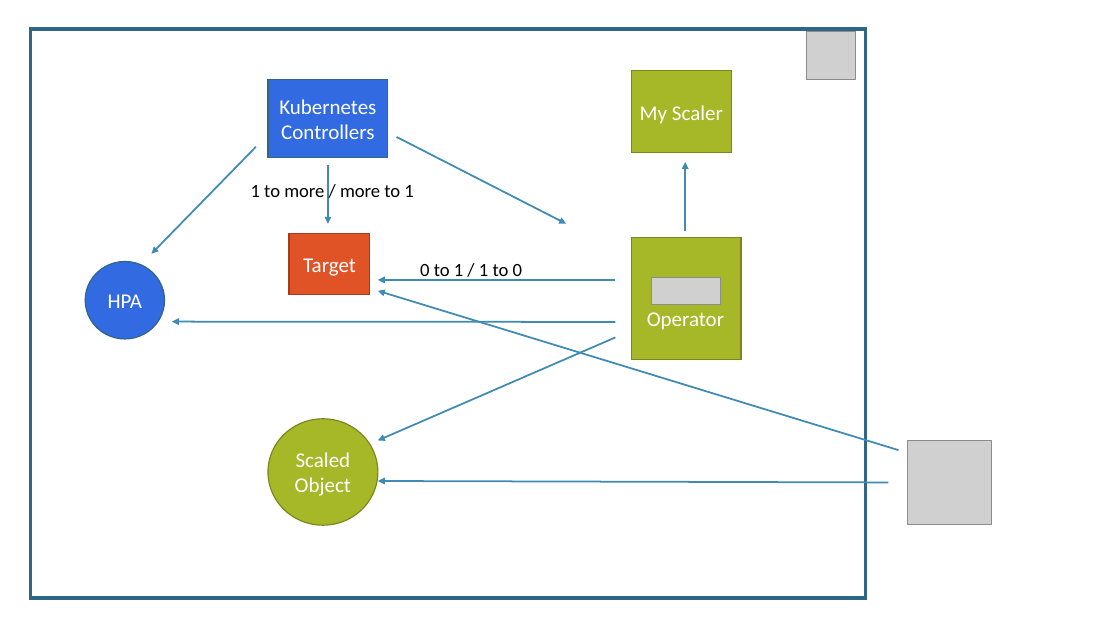
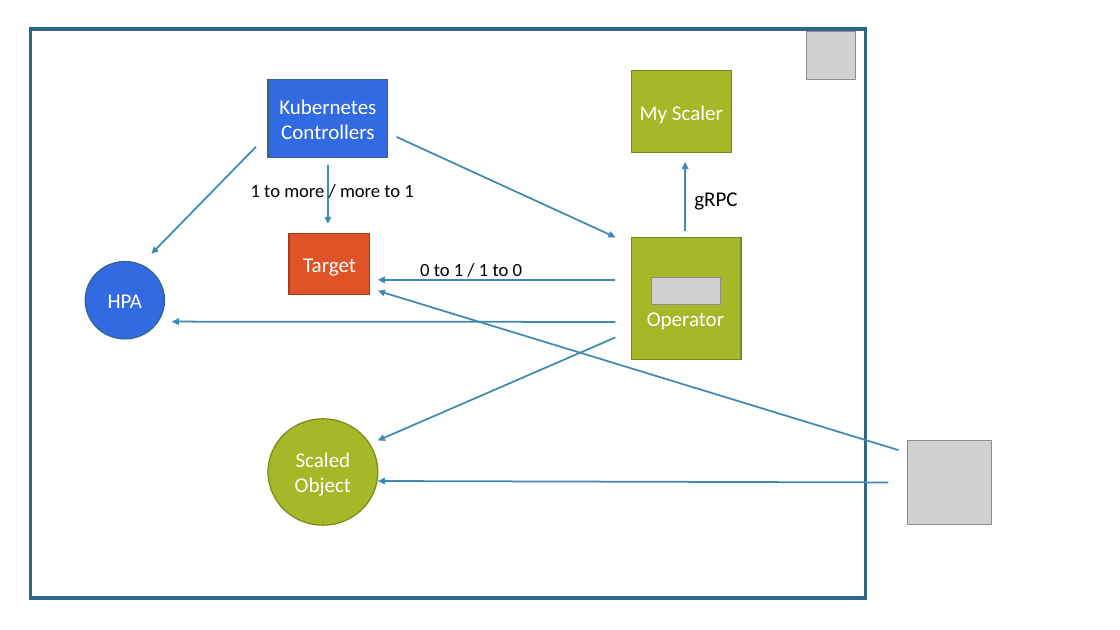
Before and after one commit to eashi/keda-workshop, a slide deck: slide 11 of preso.pptx (slide 10 before the commit). Drawn at 1120x630 pixels with LibreOffice and Linux fonts; fonts in the diff are those of the drawing; grey boxes stand for pictures. Boxes give left, top, right and bottom in pixels: in the first picture for what was removed or moved away, otherwise in the second. Text is boxed around its words. In the diff, an @@ line names an element or a change of style, - is before the commit and + after.

Commit message:
Add text slides

```diff
--- a/preso.pptx
+++ b/preso.pptx
@@ arrow moved from (397, 137) - (566, 223) to (397, 137) - (616, 237) @@
@@ text added at [694, 192, 737, 210], 18 pt, text #000000 @@
+gRPC
```
Also in this commit, not shown: 4 other slides changed, 2 slides added.
